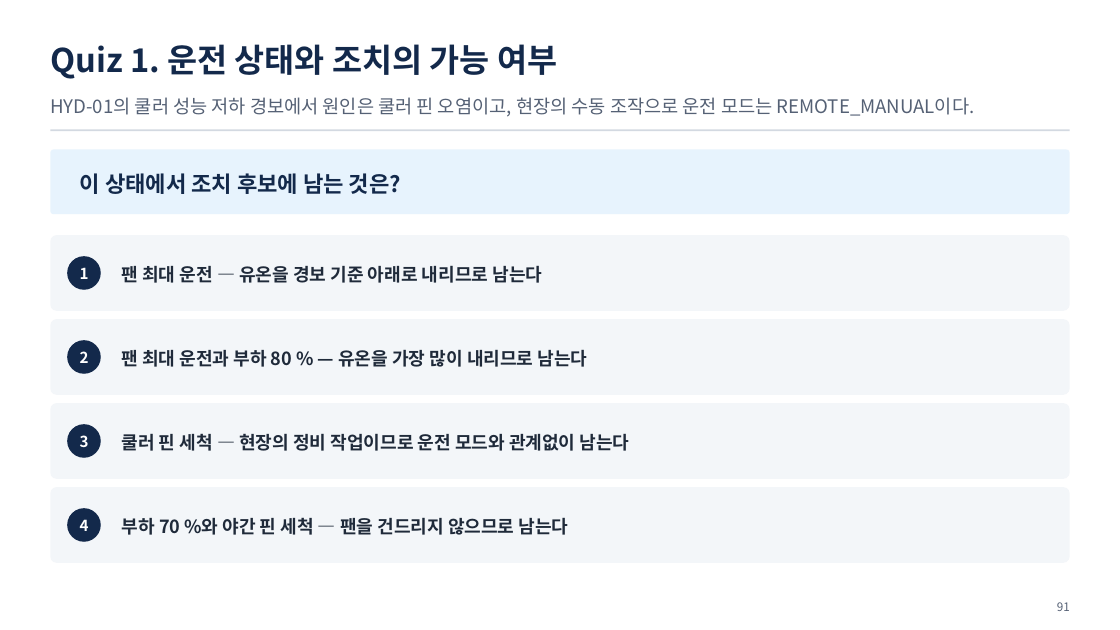
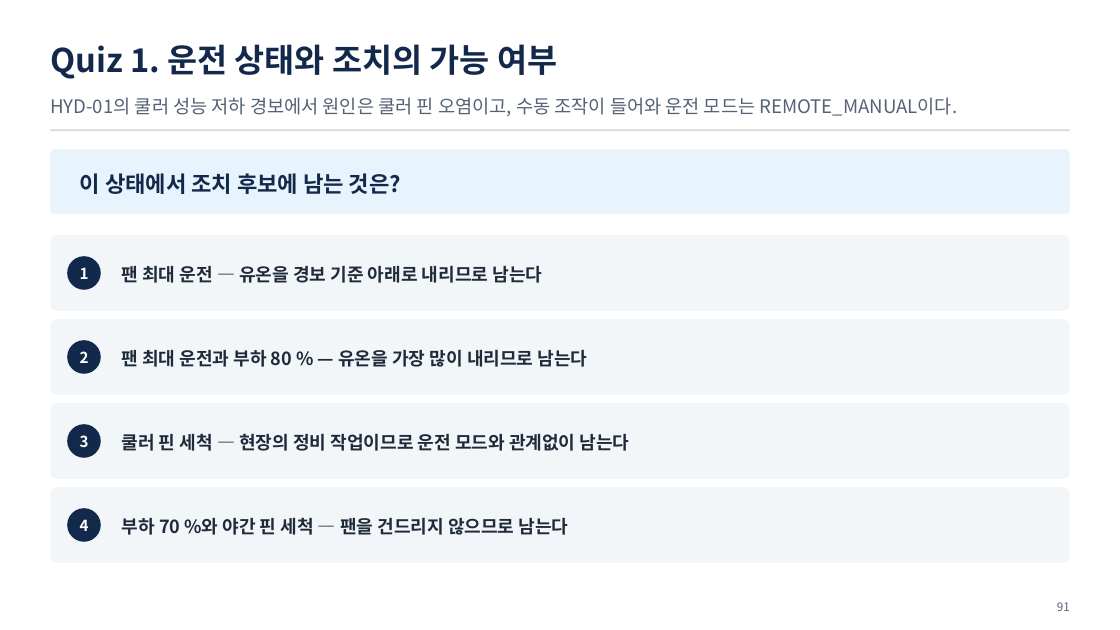
Before and after one commit to uengine-oss/hyd-iot-edu, a slide deck: slide 91 of docs/교재/통합반/03일차/통합반_03일차.pptx. Drawn at 1120x630 pixels with LibreOffice and Linux fonts; fonts in the diff are those of the drawing. Boxes give left, top, right and bottom in pixels: in the first picture for what was removed or moved away, otherwise in the second. Text is boxed around its words. In the diff, an @@ line names an element or a change of style, - is before the commit and + after.

```diff
--- a/docs/교재/통합반/03일차/통합반_03일차.pptx
+++ b/docs/교재/통합반/03일차/통합반_03일차.pptx
@@ text at (50,97,958,117): text changed @@
-HYD-01의 쿨러 성능 저하 경보에서 원인은 쿨러 핀 오염이고, 현장의 수동 조작으로 운전 모드는 REMOTE_MANUAL이다.
+HYD-01의 쿨러 성능 저하 경보에서 원인은 쿨러 핀 오염이고, 수동 조작이 들어와 운전 모드는 REMOTE_MANUAL이다.
```
Also in this commit, not shown: 9 other slides changed, 23 other files.
